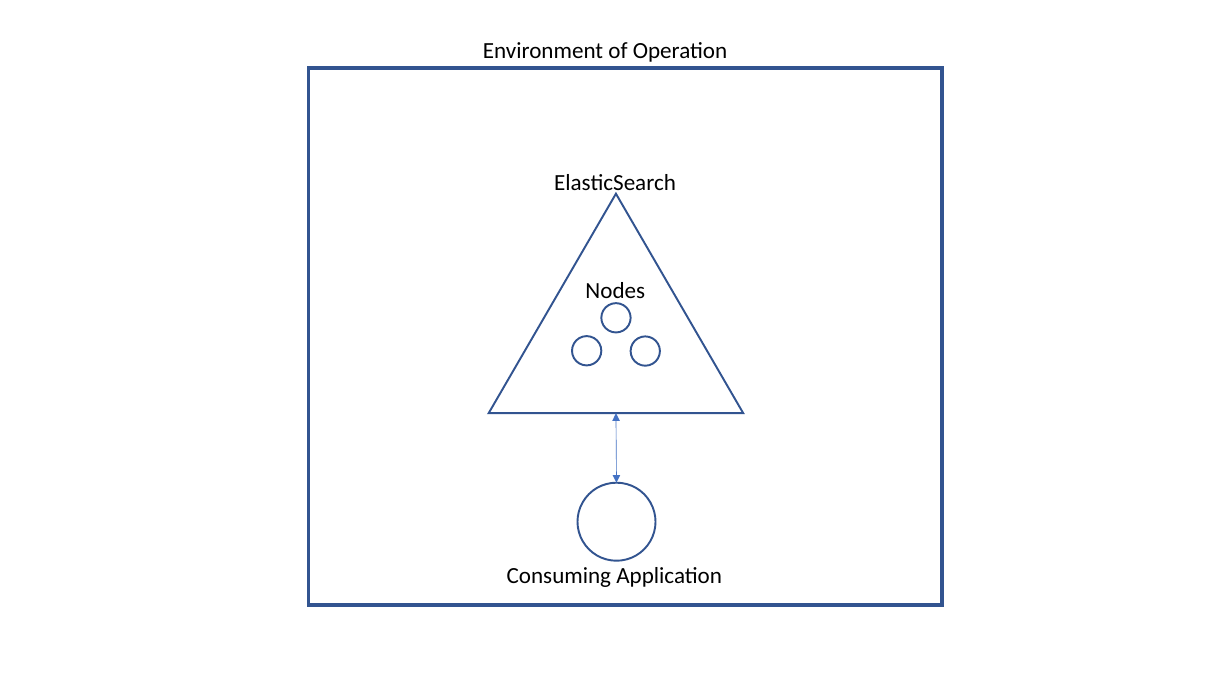
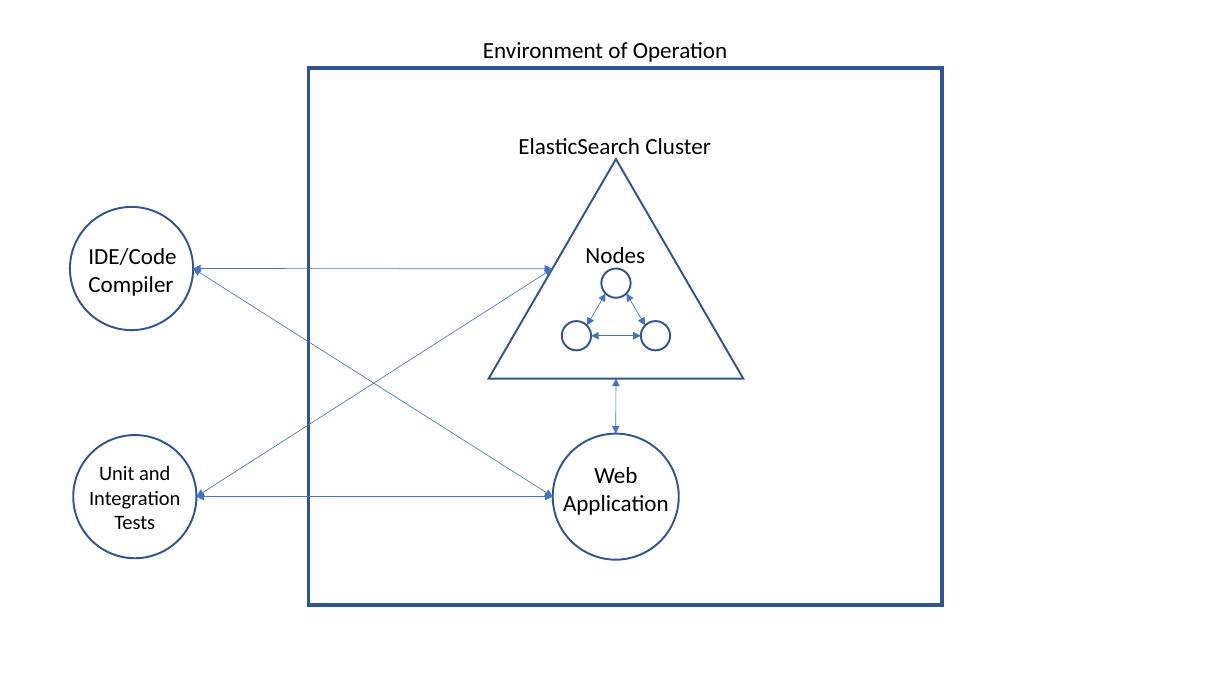
Before and after one commit to npalacio/SoftwareAssurance, a slide deck: slide 1 of ProjectProposal/OperationalEnvironmentDiagram/OpEnv.pptx. Drawn at 1232x693 pixels with LibreOffice and Linux fonts; fonts in the diff are those of the drawing. Boxes give left, top, right and bottom in pixels: in the first picture for what was removed or moved away, otherwise in the second. Text is boxed around its words. In the diff, an @@ line names an element or a change of style, - is before the commit and + after.

```diff
--- a/ProjectProposal/OperationalEnvironmentDiagram/OpEnv.pptx
+++ b/ProjectProposal/OperationalEnvironmentDiagram/OpEnv.pptx
@@ text at bbox=[518, 138, 710, 161]: text changed @@
-ElasticSearch
+ElasticSearch Cluster
@@ 1 text, 1 ellipse, 1 triangle: place and size @@
-1 text, 1 ellipse, 1 triangle at bbox=[489, 194, 744, 414]
+1 text, 1 ellipse, 1 triangle at bbox=[489, 159, 744, 379]
@@ ellipse added at bbox=[70, 207, 193, 330], outline #325491 1.5 pt @@
@@ text added at bbox=[88, 248, 176, 296], 18 pt, text #000000 @@
+IDE/Code Compiler
@@ double arrow added from (193, 269) to (553, 496), #4472C4 0.5 pt @@
@@ double arrow added from (193, 269) to (553, 269), #4472C4 0.5 pt @@
@@ double arrow added from (197, 496) to (553, 269), #4472C4 0.5 pt @@
@@ double arrow added from (605, 294) to (587, 325), #4472C4 0.5 pt @@
@@ double arrow added from (627, 294) to (645, 325), #4472C4 0.5 pt @@
@@ ellipse: place and size @@
-ellipse at bbox=[572, 336, 602, 366]
+ellipse at bbox=[562, 322, 592, 351]
@@ ellipse: place and size @@
-ellipse at bbox=[631, 336, 661, 366]
+ellipse at bbox=[641, 322, 671, 351]
@@ double arrow added from (592, 335) to (641, 335), #4472C4 0.5 pt @@
@@ double arrow moved from (616, 413) - (616, 482) to (616, 379) - (616, 433) @@
@@ ellipse added at bbox=[73, 435, 196, 558], outline #325491 1.5 pt @@
@@ ellipse: place and size @@
-ellipse at bbox=[578, 482, 655, 560]
+ellipse at bbox=[553, 433, 678, 559]
@@ text added at bbox=[89, 465, 180, 529], 16 pt, text #000000 @@
+Unit and Integration Tests
@@ text at bbox=[563, 467, 669, 515]: text changed @@
-Consuming Application
+Web Application
@@ double arrow added from (197, 496) to (553, 496), #4472C4 0.5 pt @@
```
Also in this commit, not shown: 2 other files.
